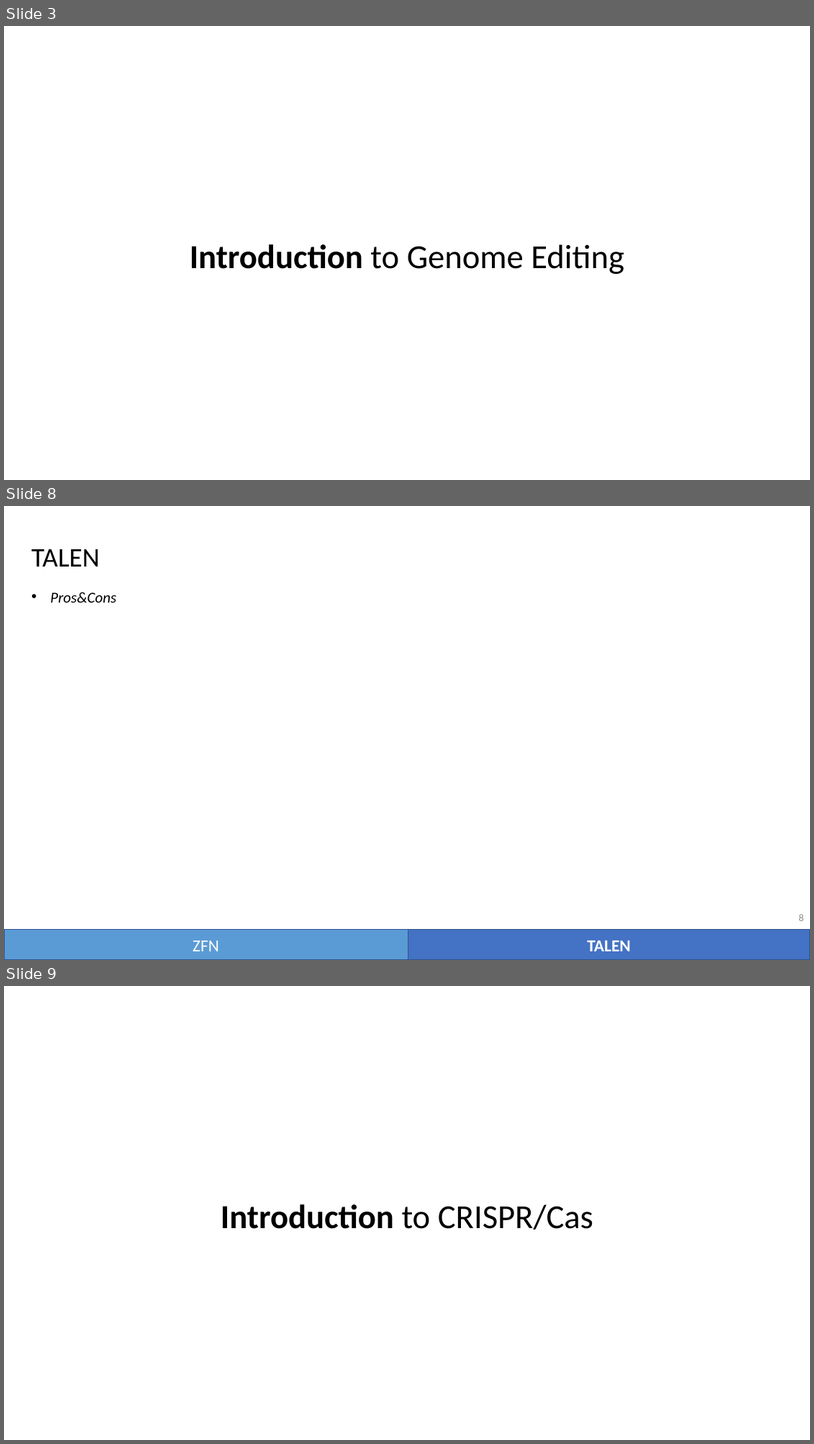
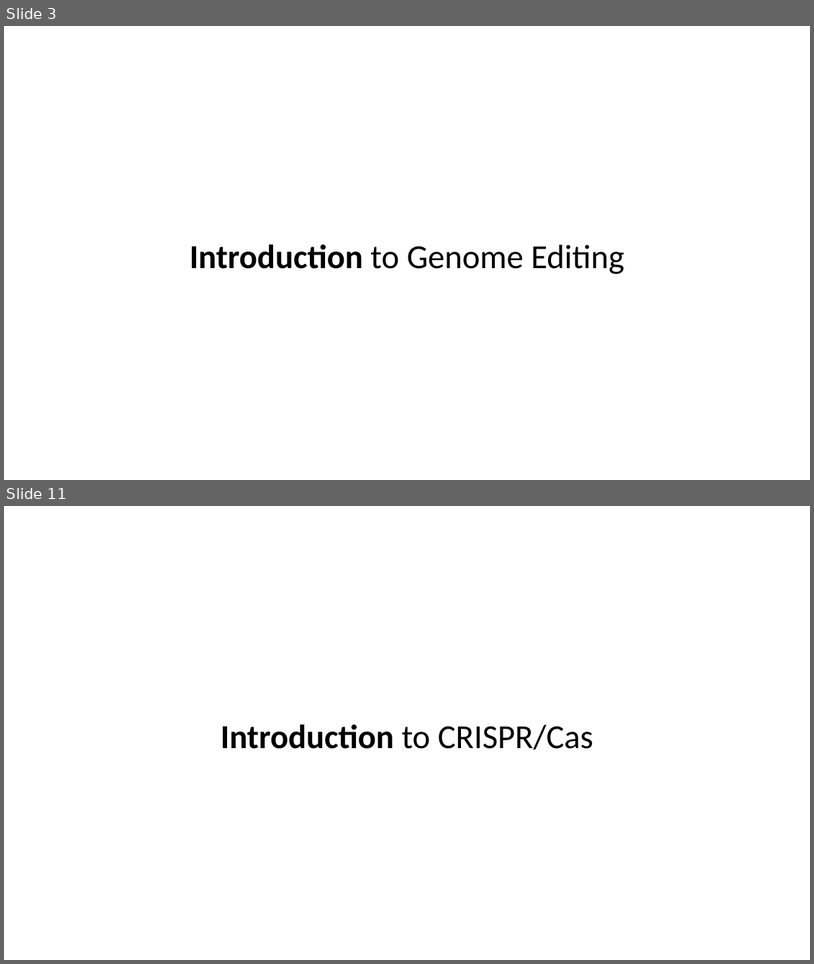
Before and after one commit to vwOvOwv/PKU-Undergraduate-Course, a slide deck: 遗传学(Genetics)/讨论课/Topic-3_遗传学技术/CRISPR-Cas.pptx. Shown one above the other, each under a label of ours: slides 3, 8 and 9 before the commit, slides 3 and 11 after it; the slides between them are not shown. The pictures are 814x1444 and 814x964 pixels, drawn with LibreOffice and Linux fonts; fonts in the diff are those of the drawing. Boxes give left, top, right and bottom in pixels: in the first picture for what was removed or moved away, otherwise in the second. Text is boxed around its words. In the diff, an @@ line names an element or a change of style, - is before the commit and + after.

```diff
--- a/遗传学(Genetics)/讨论课/Topic-3_遗传学技术/CRISPR-Cas.pptx
+++ b/遗传学(Genetics)/讨论课/Topic-3_遗传学技术/CRISPR-Cas.pptx
@@ slide 8 removed at <box>4,506,810,960</box>, background #FFFFFF @@
@@ text removed at <box>31,549,100,566</box> @@
-TALEN
@@ text removed at <box>50,592,116,602</box> @@
-• Pros&Cons
@@ page number removed at <box>799,914,804,921</box> @@
-8
@@ rectangle removed at <box>4,929,408,960</box> @@
-ZFN
@@ rectangle removed at <box>408,929,810,960</box> @@
-TALEN
@@ what was slide 9 is now slide 11 @@
```
Also in this commit, not shown: 9 slides changed, 5 slides added, 1 other slide removed.
